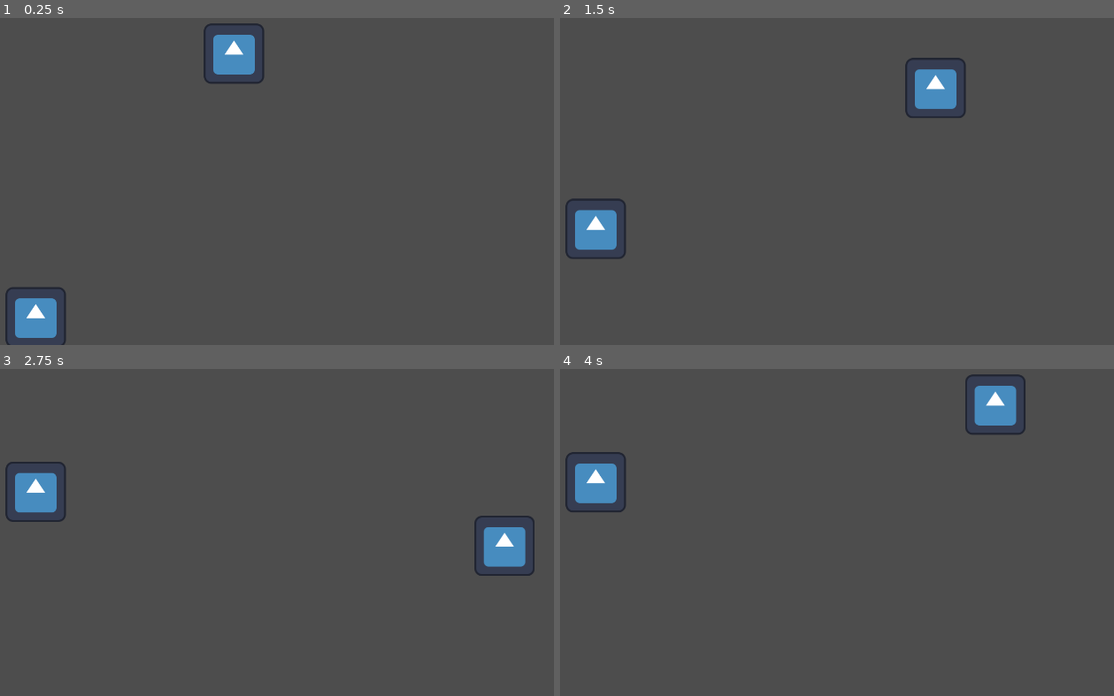
Above: before the commit, frames 1-4 (two rows, left to right).
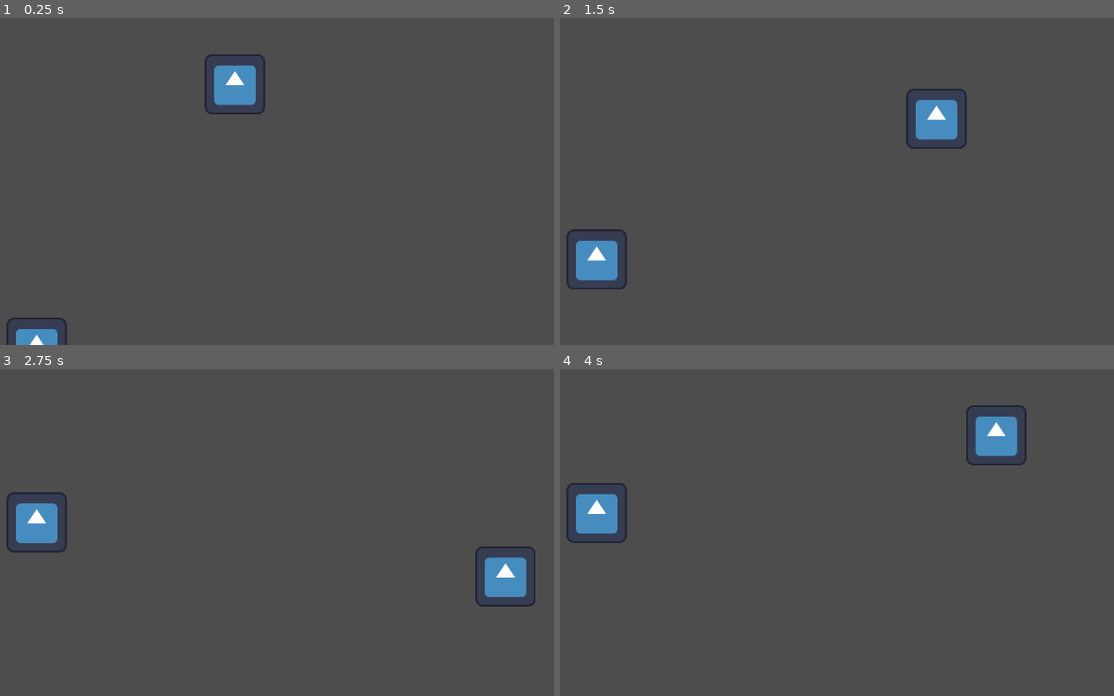
Above: after the commit, the same moments.

Repository: monaimerr/Ryhm-2
Game: Godot game, scene res://scenes/test/customer_test.tscn
Same seed, same stepped clock (60 frames per second), same inputs: the game is played once before the commit and once after it. This scene is started directly instead of the project's main scene. The engine's default icon, where the game draws it, is replaced by a stand-in: a white triangle on a blue panel in a dark square.
Inputs:
- Up to frame 1 (0.25 s): no input
- Up to frame 2 (1.5 s): hold D (right) 0.53-1.28 s; hold E (interact) 0.53-1.28 s; hold S (down) from 1.28 s (still down); tap E (interact) at 1.35 s
- Up to frame 3 (2.75 s): release S (down) at 2.03 s; hold D (right) from 2.03 s (still down); hold E (interact) from 2.03 s (still down)
- Up to frame 4 (4 s): release D (right) at 2.78 s; release E (interact) at 2.78 s; hold W (up) 2.78-3.53 s; tap E (interact) at 2.85 s; hold A (left) from 3.53 s (still down); hold E (interact) from 3.53 s (still down)

The runs differ from the first frame. In frame 1, 2.9% of the frame differs, in the area x 0-48%, y 1-100%; in frame 2, 3.6%; in frame 3, 3.6%; in frame 4, 3.6%, in the area x 0-85%, y 1-54%.

Commit message:
adjusted customer scene

Diff:
--- a/flask/scenes/entities/characters/NPCs/customer.tscn
+++ b/flask/scenes/entities/characters/NPCs/customer.tscn
@@ -24,6 +24,7 @@
 disabled = true
 
 [node name="Interactable" parent="." instance=ExtResource("3_ersvl")]
+interact_name = "[E] Talk to Customer"
 
 [node name="CollisionShape2D" type="CollisionShape2D" parent="Interactable"]
 position = Vector2(65, -130.5)
--- a/flask/scenes/game_world/game_level.tscn
+++ b/flask/scenes/game_world/game_level.tscn
@@ -1,6 +1,6 @@
 [gd_scene load_steps=2 format=4 uid="uid://hvucvjcnynp2"]
 
-[ext_resource type="TileSet" uid="uid://do7xkln3rh1al" path="res://tileset/my_tileset.tres" id="1_h3dka"]
+[ext_resource type="TileSet" uid="uid://do7xkln3rh1al" path="res://scenes/tileset/my_tileset.tres" id="1_h3dka"]
 
 [node name="Node2D" type="Node2D"]
 
--- a/flask/scenes/test/customer_test.tscn
+++ b/flask/scenes/test/customer_test.tscn
@@ -29,10 +29,10 @@
 script = ExtResource("1_h046c")
 
 [node name="player" parent="." instance=ExtResource("1_iuhwy")]
-position = Vector2(747, 181)
+position = Vector2(749, 246)
 
 [node name="Path2D" type="Path2D" parent="."]
-position = Vector2(-219, 114)
+position = Vector2(-217, 179)
 curve = SubResource("Curve2D_6tkrd")
 metadata/_edit_group_ = true
 
@@ -49,5 +49,5 @@
 [node name="Counter" type="Area2D" parent="."]
 
 [node name="CollisionShape2D" type="CollisionShape2D" parent="Counter"]
-position = Vector2(324, 208)
+position = Vector2(326, 273)
 shape = SubResource("RectangleShape2D_h046c")
--- a/flask/scripts/entities/characters/NPCs/customer.gd
+++ b/flask/scripts/entities/characters/NPCs/customer.gd
@@ -6,28 +6,34 @@
 @export var canMove = true
 @onready var wait_timer: Timer = $WaitTimer
 @onready var collision_shape_2d: CollisionShape2D = $Blocked/CollisionShape2D
+@onready var interaction_collision: CollisionShape2D = $Interactable/CollisionShape2D
 
 
 func _ready() -> void:
 	animated_sprite_2d.sprite_frames = spriteFrames
 	interactable.interact = _on_interact
+	interactable.is_interactable = false
 
 func _on_interact():
-	print("timer started")
-	wait_timer.start()
+	if (interactable.is_interactable):
+		print("timer started")
+		wait_timer.start()
 
 
 func _on_area_2d_body_entered(body: Node2D) -> void:
-	canMove = false
+	pass
+	#canMove = false
 
 
 func _on_area_2d_body_exited(body: Node2D) -> void:
-	canMove = true
+	pass
+	#canMove = true
 
 
 func _on_area_2d_area_entered(area: Area2D) -> void:
 	print("area entered")
 	canMove = false
+	interactable.is_interactable = true
 
 
 func _on_area_2d_area_exited(area: Area2D) -> void:
@@ -36,3 +42,5 @@
 
 func _on_wait_timer_timeout() -> void:
 	collision_shape_2d.disabled = true
+	interactable.is_interactable = false
+	interaction_collision.disabled = true
